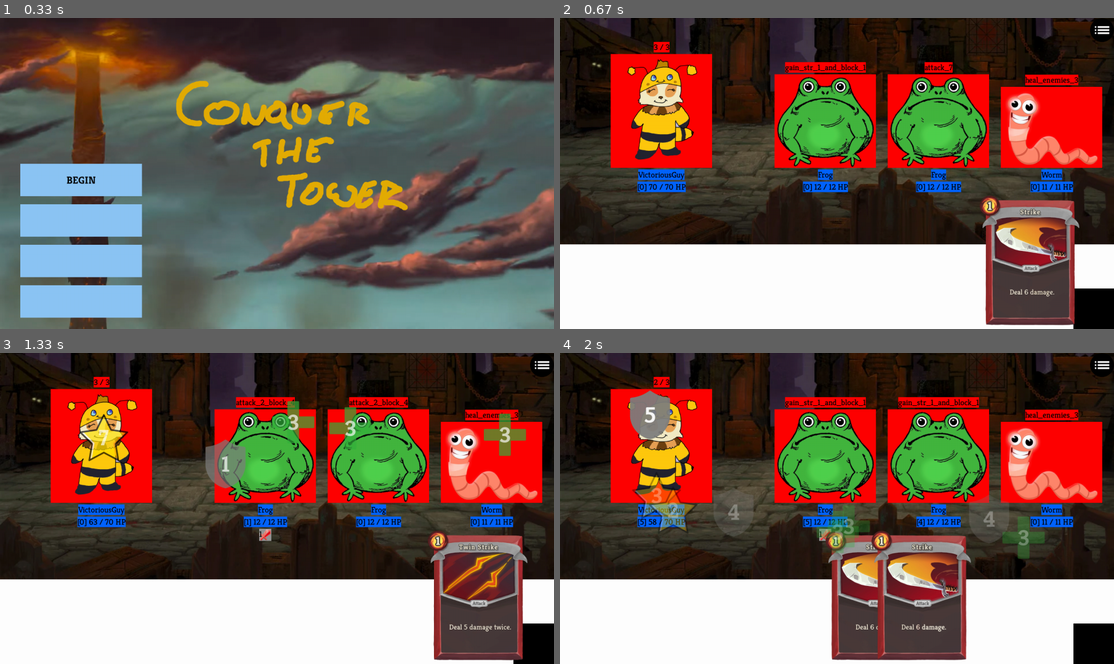
Above: before the commit, frames 1-4 (two rows, left to right).
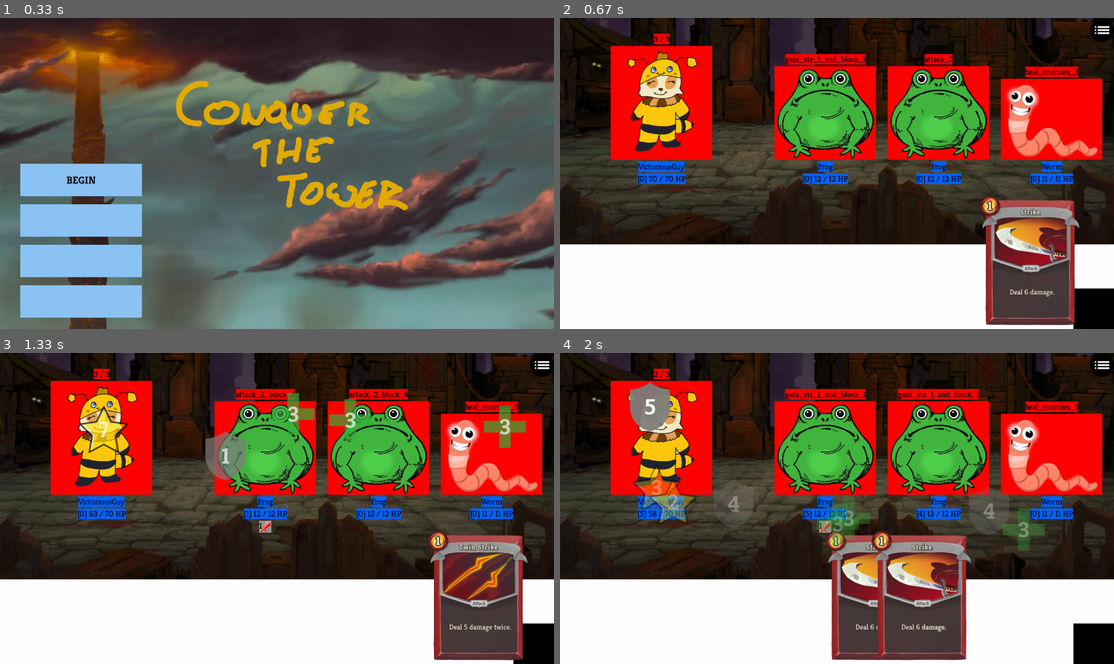
Above: after the commit, the same moments.

Repository: DawidKrolikiewicz/SlayTheSpire-WITH-PYGAME
Game: pygame game, started from CardGame/GameFolder/Code/main.py
Two runs of this game, one before a commit and one after it. Both use one fixed random seed, a clock stepped at 60 frames per second and the inputs below.
Inputs (mouse positions are in pixels of both pictures, inside the frame that each line leads up to):
- Up to frame 1 (0.33 s): no input
- Up to frame 2 (0.67 s): press the mouse at (643, 179) at 0.37 s; move the mouse to (748, 223) at 0.47 s; release the mouse at (853, 263) at 0.6 s
- Up to frame 3 (1.33 s): press the mouse at (454, 595) at 0.7 s; move the mouse to (265, 595) at 0.8 s; release the mouse at (83, 598) at 0.93 s; press the mouse at (531, 642) at 1.03 s; move the mouse to (509, 617) at 1.13 s; release the mouse at (487, 589) at 1.27 s
- Up to frame 4 (2 s): press the mouse at (1091, 642) at 1.37 s; move the mouse to (942, 629) at 1.47 s; release the mouse at (787, 617) at 1.6 s; press the mouse at (997, 595) at 1.7 s; move the mouse to (842, 576) at 1.8 s; release the mouse at (681, 558) at 1.93 s

Frame 1 is identical in both runs. In frame 2, 15% of the frame differs, in the area x 9-98%, y 4-57%; in frame 3, 16%; in frame 4, 16%, in the area x 9-98%, y 4-67%.

Commit message:
Mały fix widoczności efektów
Przeciwnicy w górę o 20 pixeli

Diff:
--- a/CardGame/GameFolder/Code/characterFile.py
+++ b/CardGame/GameFolder/Code/characterFile.py
@@ -18,7 +18,7 @@
         # DISPLAY RELATED
         self.image_sprite = pygame.image.load("../Sprites/Characters/Don'tMakeInstancesOfBaseEnemyPLS.png")
         self.rect_sprite = self.image_sprite.get_rect()
-        self.rect_sprite.bottom = 370
+        self.rect_sprite.bottom = 350
 
         self.image_name = text_font.render(self.name, True, (0, 0, 0))
         self.rect_name = self.image_name.get_rect()
--- a/CardGame/GameFolder/Code/enemyFile.py
+++ b/CardGame/GameFolder/Code/enemyFile.py
@@ -61,7 +61,7 @@
         self.cur_health = self.max_health
         self.image_sprite = pygame.image.load("../Sprites/Characters/Frog.png")
         self.rect_sprite = self.image_sprite.get_rect()
-        self.rect_sprite.bottom = 370
+        self.rect_sprite.bottom = 350
 
         self.list_of_actions = [self.attack_7, self.attack_2_block_4, self.gain_str_1_and_block_1]
 
@@ -88,7 +88,7 @@
         self.cur_health = self.max_health
         self.image_sprite = pygame.image.load("../Sprites/Characters/Worm.png")
         self.rect_sprite = self.image_sprite.get_rect()
-        self.rect_sprite.bottom = 370
+        self.rect_sprite.bottom = 350
 
         self.list_of_actions = [self.attack_2_x2, self.heal_enemies_3, self.give_2_vulnerable]
 
@@ -115,7 +115,7 @@
         self.cur_health = self.max_health
         self.image_sprite = pygame.image.load("../Sprites/Characters/Icecream.png")
         self.rect_sprite = self.image_sprite.get_rect()
-        self.rect_sprite.bottom = 370
+        self.rect_sprite.bottom = 350
         self.rage = False
 
         self.list_of_actions = [self.shuffle_2_depression, self.attack_3_and_block_1]
@@ -153,7 +153,7 @@
         self.cur_health = self.max_health
         self.image_sprite = pygame.image.load("../Sprites/Characters/Cultist.png")
         self.rect_sprite = self.image_sprite.get_rect()
-        self.rect_sprite.bottom = 370
+        self.rect_sprite.bottom = 350
         self.state = 0
 
     def declare_action(self, player, list_of_enemies):
@@ -178,7 +178,7 @@
         self.cur_health = self.max_health
         self.image_sprite = pygame.image.load("../Sprites/Characters/Jaw Worm.png")
         self.rect_sprite = self.image_sprite.get_rect()
-        self.rect_sprite.bottom = 370
+        self.rect_sprite.bottom = 350
 
         self.list_of_actions = [self.attack_11, self.attack_7_block_5, self.gain_3_strength_block_6]
         self.state = 0
--- a/CardGame/GameFolder/Code/playerFile.py
+++ b/CardGame/GameFolder/Code/playerFile.py
@@ -38,7 +38,7 @@
         # VISUAL RELATED
         self.image_sprite = pygame.image.load("../Sprites/Characters/Player.png")
         self.rect_sprite = self.image_sprite.get_rect()
-        self.rect_sprite.bottom = 370
+        self.rect_sprite.bottom = 350
         self.rect_sprite.centerx = 250
 
         self.image_mana = characterFile.text_font.render(f"{self.mana} / 3", True, (0, 0, 0))
